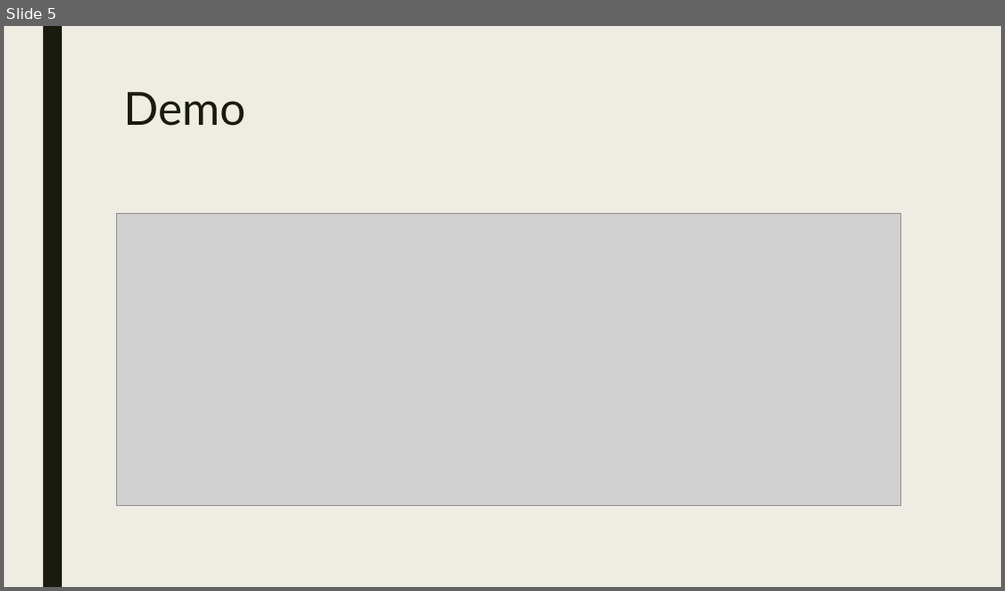
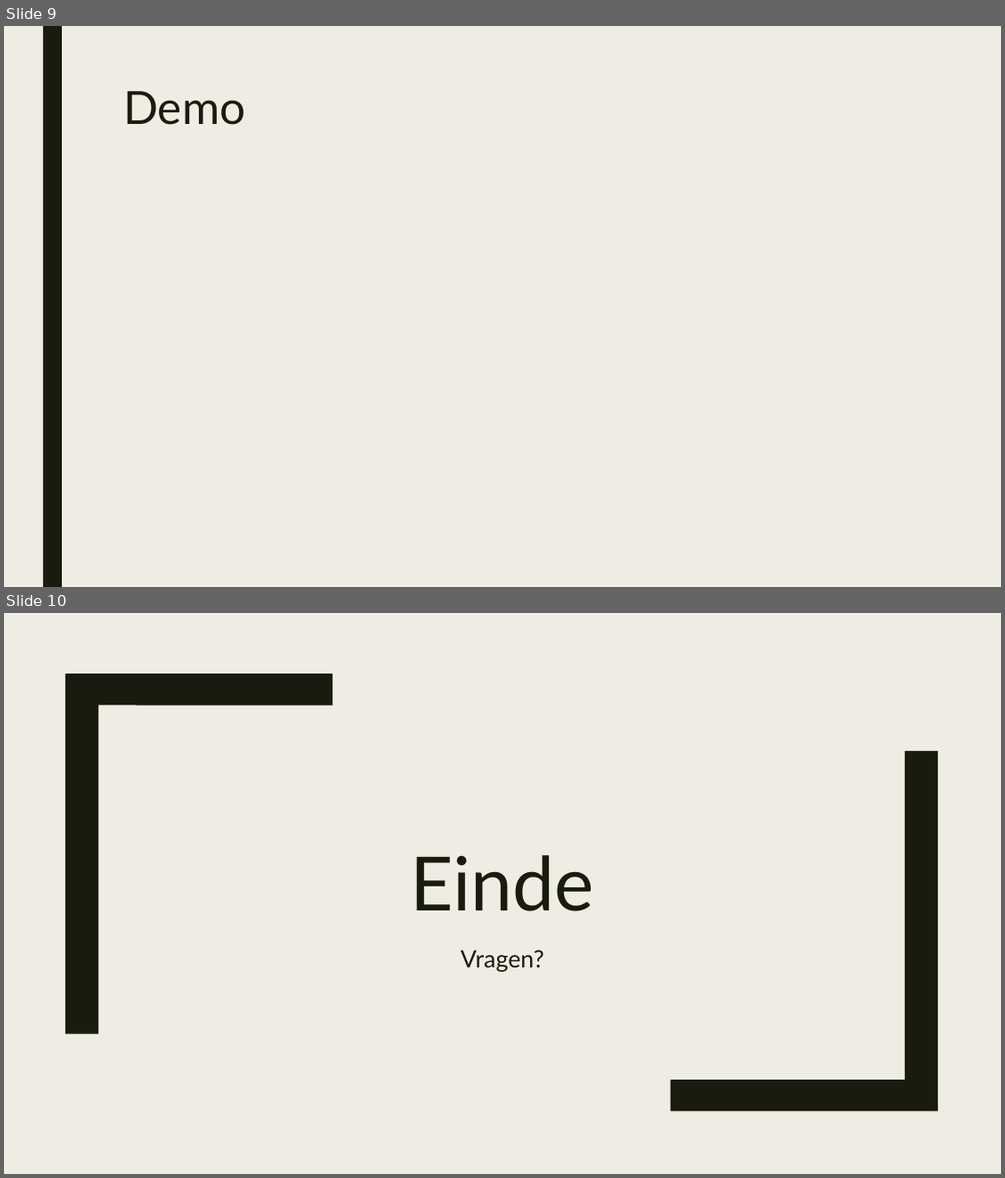
Before and after one commit to Rboin/Decorator_Pattern, a slide deck: DecoratorPowerPoint.ppt. Shown one above the other, each under a label of ours: slide 5 before the commit, slides 9 and 10 after it. The pictures are 1005x591 and 1005x1178 pixels, drawn with LibreOffice and Linux fonts; fonts in the diff are those of the drawing; grey boxes stand for pictures. Boxes give left, top, right and bottom in pixels: in the first picture for what was removed or moved away, otherwise in the second. Text is boxed around its words. In the diff, an @@ line names an element or a change of style, - is before the commit and + after.

```diff
--- a/DecoratorPowerPoint.ppt
+++ b/DecoratorPowerPoint.ppt
@@ slide 10 added at box(4, 613, 1001, 1174), background #EFEDE3 @@
@@ freeform shape added at box(65, 674, 332, 1034), fill #191B0E @@
@@ freeform shape added at box(670, 750, 938, 1111), fill #191B0E @@
@@ text added at box(410, 855, 594, 911), 72 pt, text #191B0E @@
+Einde
@@ text added at box(461, 949, 544, 972), 23 pt, text #191B0E @@
+Vragen?
@@ what was slide 5 is now slide 9 @@
@@ slide 9 changed as well @@
@@ picture removed at box(116, 213, 900, 506) @@
```
Also in this commit, not shown: 2 other slides changed, 6 other slides added, 3 slides removed, 13 other files.
